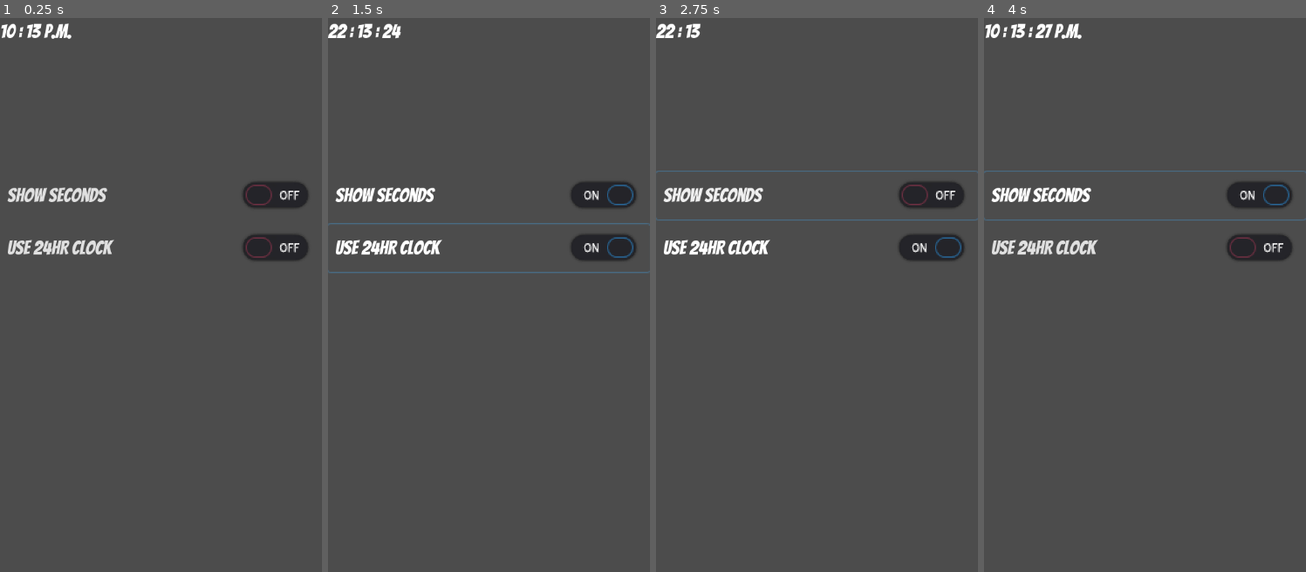
Above: before the commit, frames 1-4 (left to right).
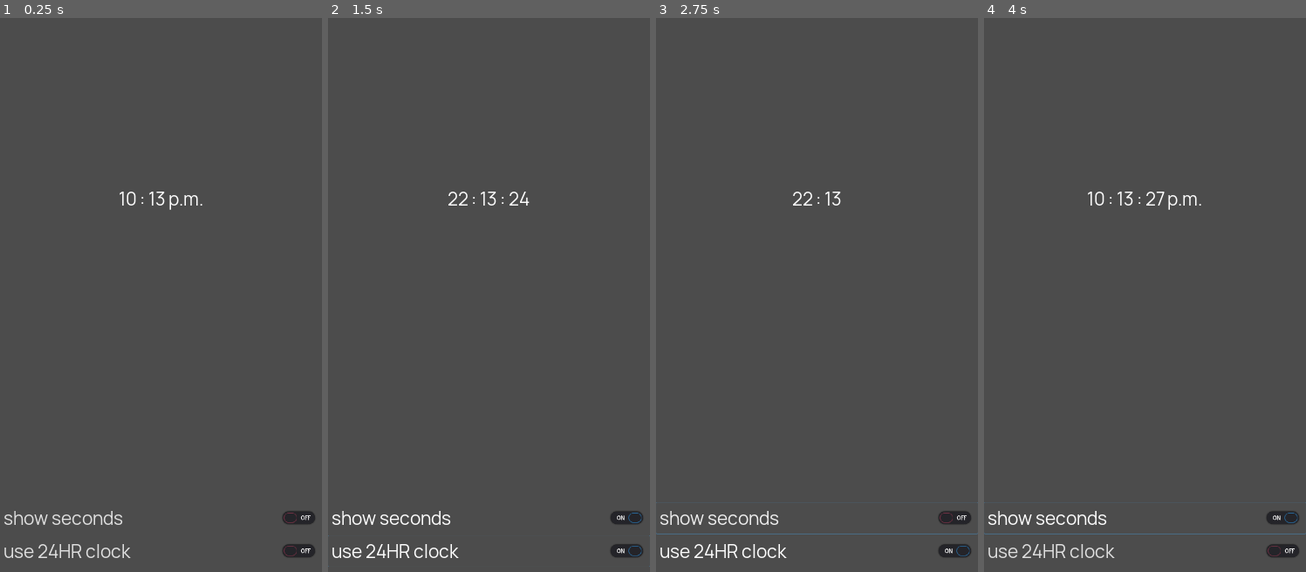
Above: after the commit, the same moments.

Repository: mrwm/clock
Game: Godot game, scene res://Main.tscn
Same seed, same stepped clock (60 frames per second), same inputs: the game is played once before the commit and once after it.
Inputs:
- Up to frame 1 (0.25 s): no input
- Up to frame 2 (1.5 s): click "show seconds" at 0.5 s; click "Use 24HR Clock" (after the commit: "use 24HR clock") at 1.25 s
- Up to frame 3 (2.75 s): click "show seconds" at 2 s
- Up to frame 4 (4 s): click "Use 24HR Clock" (after the commit: "use 24HR clock") at 2.75 s; click "show seconds" at 3.5 s

The runs differ from the first frame. In frame 1, 4.6% of the frame differs, in the area x 0-98%, y 0-98%; in frame 2, 4.9%; in frame 3, 4.9%; in frame 4, 5.2%, in the area x 0-100%, y 0-98%.

Commit message:
add swipe detection to the app

Diff:
--- a/Interface.gd
+++ b/Interface.gd
@@ -2,15 +2,21 @@
 
 # Variables
 var timeValue = null;
-var requ = null;
 var showSeconds = false;
 var use24hour = false;
 
-onready var timeText = $"VBoxContainer/TimeLabel";
+onready var ampm = $"VBoxContainer/CenterContainer/TimeSplit/ampm";
+onready var hour = $"VBoxContainer/CenterContainer/TimeSplit/Hour";
+onready var minute = $"VBoxContainer/CenterContainer/TimeSplit/Minute";
+onready var second = $"VBoxContainer/CenterContainer/TimeSplit/Second";
+onready var touchpos = $"VBoxContainer/touchpos";
 
 # Called when the node enters the scene tree for the first time.
 func _ready():
   #print(Engine.time_scale) #How fast we want the program to run
+  ampm.set_text("")
+  second.set_text("")
+  touchpos.set_text("") # leave empty for padding bottom of screen
   pass
 
 # Called every frame. 'delta' is the elapsed time since the previous frame.
@@ -21,9 +27,15 @@
   var currentMinute = timeValue.minute;
   var currentSecond = timeValue.second;
 
-  # Toggle between 24 and 12 hour clocks
+  ampm.visible = false;
+  second.visible = false;
+
   if (currentHour > 12):
     isAM = false;
+    # Toggle between 24 and 12 hour clocks
+    if (!use24hour):
+      currentHour = currentHour - 12;
+      ampm.visible = true;
 
   # Pad numbers less than 10 with a leading zero
   if currentMinute < 10:
@@ -31,26 +43,68 @@
   if currentSecond < 10:
     currentSecond = str("0") + str(currentSecond)
 
-  var formatedTime = " : " + str(currentMinute);
+  if (showSeconds):
+    second.visible = true;
+    second.set_text(": " + str(currentSecond))
+  if (!use24hour):
+    if (isAM):
+      ampm.set_text("a.m.")
+    else:
+      ampm.set_text("p.m.")
+  else:
+    pass
 
-  if (showSeconds):
-    formatedTime = formatedTime + " : " + str(currentSecond)
-  if (!use24hour):
-    currentHour = int(currentHour) - 12;
-    if (isAM):
-      formatedTime = str(currentHour) + formatedTime + " a.m."
+  hour.set_text(str(currentHour));
+  minute.set_text(": " + str(currentMinute));
+  pass
+
+# Figure out the swipe direction
+var initialPoint = Vector2(0,0);
+var secondPoint = Vector2(0,0);
+const vectorDeviation = Vector2(200, 500)
+func _input(event):
+  # The difference allowed for directional swipe
+
+  if (event is InputEventScreenTouch):
+    if (event.pressed):
+      initialPoint = event.position;
+
+  if (event is InputEventScreenTouch) and (!event.pressed):
+    secondPoint = event.position;
+    calculateDirection(initialPoint, secondPoint)
+
+func calculateDirection(firstPt, secondPt):
+  var deviation = Vector2(int(abs(firstPt.x - secondPt.x)), \
+                          int(abs(firstPt.y - secondPt.y)));
+
+  # Check which vector is dominant (X or Y)
+  if (deviation.x > deviation.y):
+  # Check direction of X
+    if (firstPt.x > secondPt.x) and (deviation.x > vectorDeviation.x):
+      #touchpos.set_text("initial larger x <-" + str(deviation.x))
+      pass
+    elif (firstPt.x < secondPt.x) and (deviation.x > vectorDeviation.x):
+      #touchpos.set_text("initial smaller x ->" + str(deviation.x))
+      pass
     else:
-      formatedTime = str(currentHour) + formatedTime + " p.m."
+      #touchpos.set_text("no change in x: " + str(deviation.x))
+      pass
   else:
-    formatedTime = str(currentHour) + formatedTime
-
-  timeText.set_text(formatedTime);
-  pass
+    # Check direction of Y
+    if (firstPt.y > secondPt.y) and (deviation.y > vectorDeviation.y):
+      #touchpos.set_text("initial larger y U " + str(deviation.y))
+      pass
+    elif (firstPt.y < secondPt.y) and (deviation.y > vectorDeviation.y):
+      #touchpos.set_text("initial smaller y D " + str(deviation.y))
+      pass
+    else:
+      #touchpos.set_text("no change in y: " + str(deviation.y))
+      pass
 
 func _on_CheckButton_toggled(button_pressed):
   showSeconds = button_pressed;
   pass
 
-func _on_CheckButton2_toggled(_button_pressed):
-  use24hour = !use24hour;
+func _on_CheckButton2_toggled(button_pressed):
+  use24hour = button_pressed;
   pass
--- a/Main.tscn
+++ b/Main.tscn
@@ -4,7 +4,7 @@
 
 [node name="Main" type="Node"]
 
-[node name="Interface" type="Control" parent="."]
+[node name="Clock" type="Control" parent="."]
 anchor_right = 1.0
 anchor_bottom = 1.0
 script = ExtResource( 1 )
@@ -12,41 +12,81 @@
 "_edit_use_anchors_": true
 }
 
-[node name="VBoxContainer" type="VBoxContainer" parent="Interface"]
-margin_right = 540.0
-margin_bottom = 1170.0
+[node name="VBoxContainer" type="VBoxContainer" parent="Clock"]
+anchor_right = 1.0
+anchor_bottom = 1.0
+alignment = 1
 
-[node name="Padding" type="Control" parent="Interface/VBoxContainer"]
-margin_right = 540.0
-margin_bottom = 200.0
-rect_min_size = Vector2( 0, 200 )
+[node name="CenterContainer" type="CenterContainer" parent="Clock/VBoxContainer"]
+margin_right = 1080.0
+margin_bottom = 2017.0
+size_flags_horizontal = 3
+size_flags_vertical = 3
 
-[node name="TimeLabel" type="RichTextLabel" parent="Interface/VBoxContainer"]
-margin_top = 208.0
-margin_right = 540.0
-margin_bottom = 245.0
-focus_mode = 2
-text = "Loading"
-fit_content_height = true
-selection_enabled = true
+[node name="TimeSplit" type="HBoxContainer" parent="Clock/VBoxContainer/CenterContainer"]
+margin_left = 367.0
+margin_top = 964.0
+margin_right = 713.0
+margin_bottom = 1053.0
+size_flags_horizontal = 3
+size_flags_vertical = 3
 
-[node name="Padding2" type="Control" parent="Interface/VBoxContainer"]
-margin_top = 253.0
-margin_right = 540.0
-margin_bottom = 453.0
-rect_min_size = Vector2( 0, 200 )
+[node name="Hour" type="Label" parent="Clock/VBoxContainer/CenterContainer/TimeSplit"]
+margin_right = 88.0
+margin_bottom = 89.0
+size_flags_horizontal = 3
+size_flags_vertical = 7
+text = "HH"
+align = 1
+valign = 1
 
-[node name="CheckButton" type="CheckButton" parent="Interface/VBoxContainer"]
-margin_top = 461.0
-margin_right = 540.0
-margin_bottom = 541.0
+[node name="Minute" type="Label" parent="Clock/VBoxContainer/CenterContainer/TimeSplit"]
+margin_left = 96.0
+margin_right = 204.0
+margin_bottom = 89.0
+size_flags_horizontal = 3
+size_flags_vertical = 7
+text = "MM"
+align = 1
+valign = 1
+
+[node name="Second" type="Label" parent="Clock/VBoxContainer/CenterContainer/TimeSplit"]
+margin_left = 212.0
+margin_right = 290.0
+margin_bottom = 89.0
+size_flags_horizontal = 3
+size_flags_vertical = 7
+text = "SS"
+align = 1
+valign = 1
+
+[node name="ampm" type="Label" parent="Clock/VBoxContainer/CenterContainer/TimeSplit"]
+margin_left = 298.0
+margin_right = 346.0
+margin_bottom = 89.0
+size_flags_horizontal = 3
+size_flags_vertical = 7
+text = "..."
+align = 1
+valign = 1
+
+[node name="SecondToggle" type="CheckButton" parent="Clock/VBoxContainer"]
+margin_top = 2025.0
+margin_right = 1080.0
+margin_bottom = 2130.0
 text = "show seconds"
 
-[node name="CheckButton2" type="CheckButton" parent="Interface/VBoxContainer"]
-margin_top = 549.0
-margin_right = 540.0
-margin_bottom = 629.0
-text = "Use 24HR Clock"
+[node name="Use24Toggle" type="CheckButton" parent="Clock/VBoxContainer"]
+margin_top = 2138.0
+margin_right = 1080.0
+margin_bottom = 2243.0
+text = "use 24HR clock"
 
-[connection signal="toggled" from="Interface/VBoxContainer/CheckButton" to="Interface" method="_on_CheckButton_toggled"]
-[connection signal="toggled" from="Interface/VBoxContainer/CheckButton2" to="Interface" method="_on_CheckButton2_toggled"]
+[node name="touchpos" type="Label" parent="Clock/VBoxContainer"]
+margin_top = 2251.0
+margin_right = 1080.0
+margin_bottom = 2340.0
+text = "..."
+
+[connection signal="toggled" from="Clock/VBoxContainer/SecondToggle" to="Clock" method="_on_CheckButton_toggled"]
+[connection signal="toggled" from="Clock/VBoxContainer/Use24Toggle" to="Clock" method="_on_CheckButton2_toggled"]
--- a/project.godot
+++ b/project.godot
@@ -18,19 +18,25 @@
 
 [display]
 
-window/size/width=540
-window/size/height=1170
+window/size/width=1080
+window/size/height=2340
+window/size/test_width=540
+window/size/test_height=1170
 window/dpi/allow_hidpi=true
 window/per_pixel_transparency/allowed=true
 window/per_pixel_transparency/enabled=true
 window/handheld/orientation="portrait"
-window/stretch/mode="viewport"
-window/stretch/aspect="keep"
+window/stretch/mode="2d"
+window/stretch/aspect="expand"
 
 [gui]
 
 theme/use_hidpi=true
-theme/custom_font="res://Bangers_font.tres"
+theme/custom_font="res://Manrope_font.tres"
+
+[input_devices]
+
+pointing/emulate_touch_from_mouse=true
 
 [physics]
 
